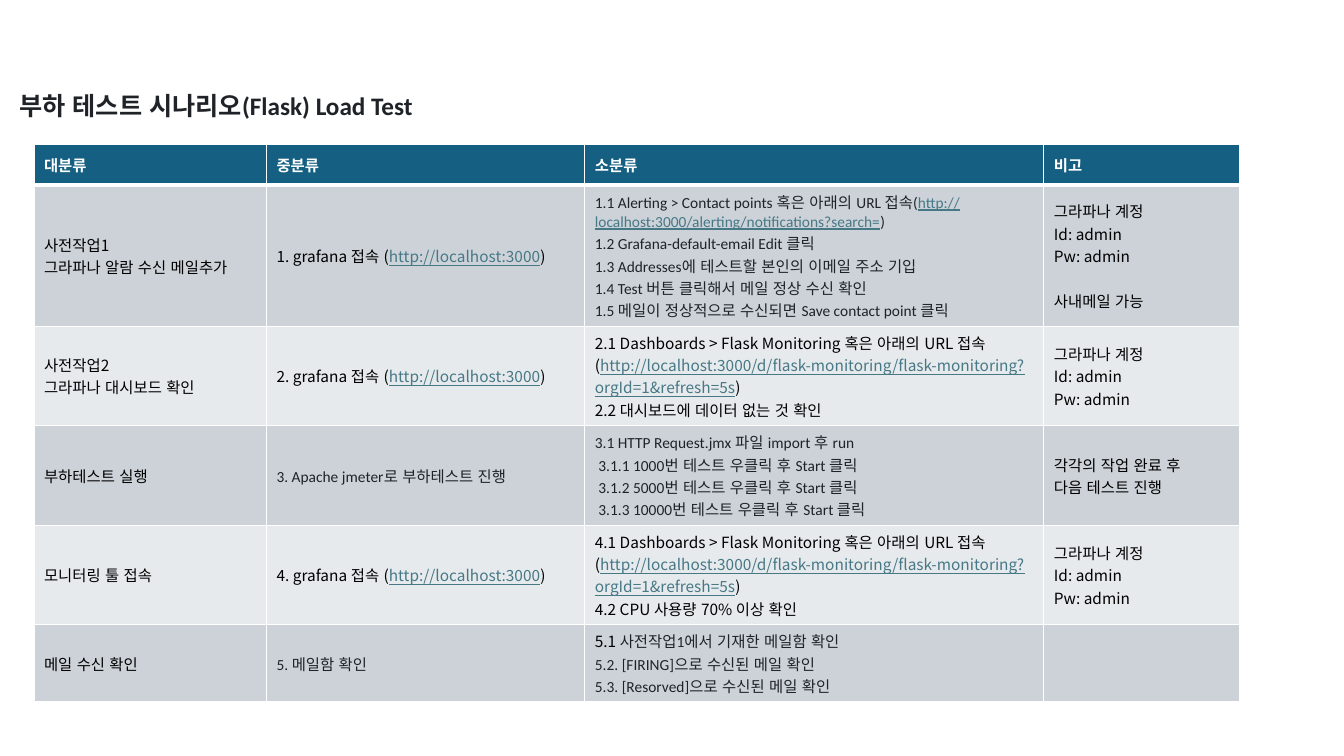
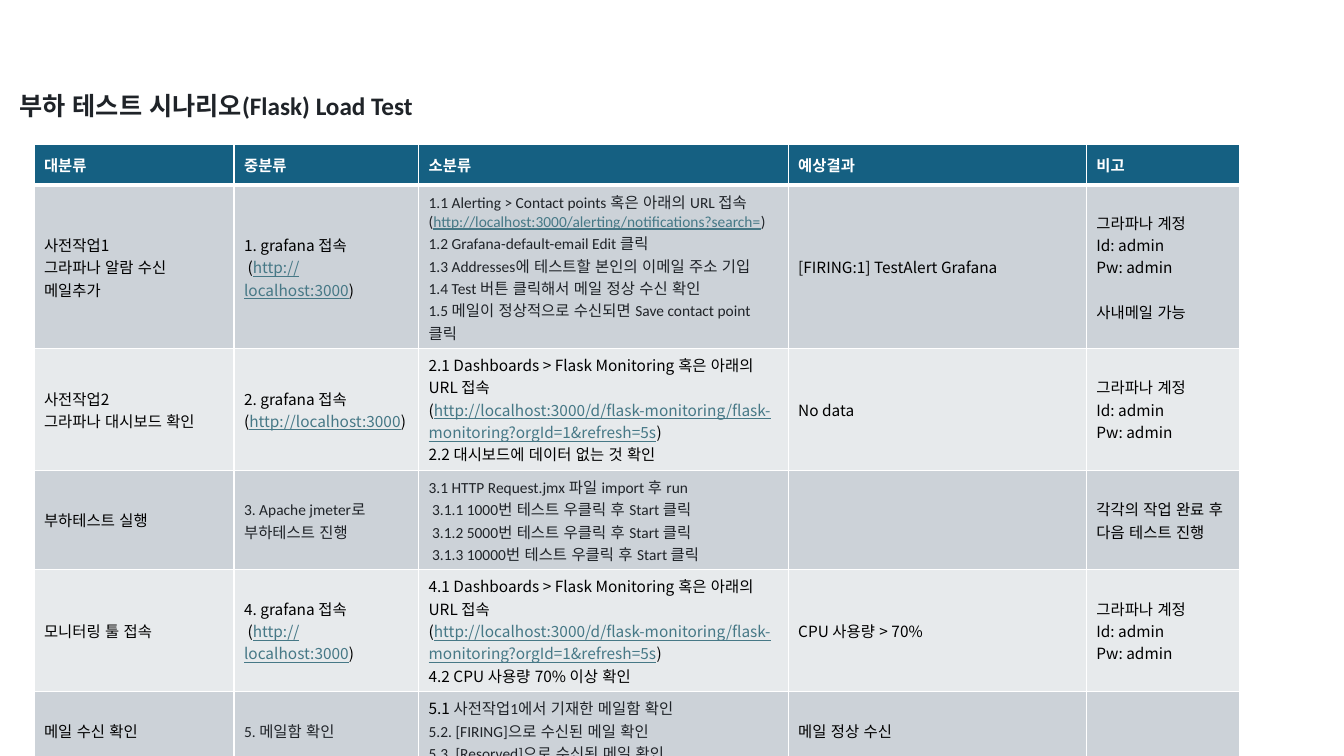
Before and after one commit to kkimsungchul/otel, a slide deck: slide 13 of ppt/테스트 시나리오.pptx. Drawn at 1344x756 pixels with LibreOffice and Linux fonts; fonts in the diff are those of the drawing. Boxes give left, top, right and bottom in pixels: in the first picture for what was removed or moved away, otherwise in the second. Text is boxed around its words. In the diff, an @@ line names an element or a change of style, - is before the commit and + after.

Commit message:
2024.07.02 - 테스트 시나리오 예상결과 추가

```diff
--- a/ppt/테스트 시나리오.pptx
+++ b/ppt/테스트 시나리오.pptx
@@ table at (x1=34, y1=144, x2=1240, y2=743) @@
-column 2: 중분류 | 1. grafana 접속 (http://localhost:3000) | 2. grafana 접속 (http://localhost:3000) | 3. Apache jmeter로 부하테스트 진행 | 4. grafana 접속 (http://localhost:3000) | 5. 메일함 확인
+column 2: 중분류 | 1. grafana 접속 / (http://localhost:3000) | 2. grafana 접속 / (http://localhost:3000) | 3. Apache jmeter로 부하테스트 진행 | 4. grafana 접속 / (http://localhost:3000) | 5. 메일함 확인
+column 4: 예상결과 | [FIRING:1] TestAlert Grafana | No data |  | CPU 사용량 > 70% | 메일 정상 수신
```
Also in this commit, not shown: 2 other slides changed.
